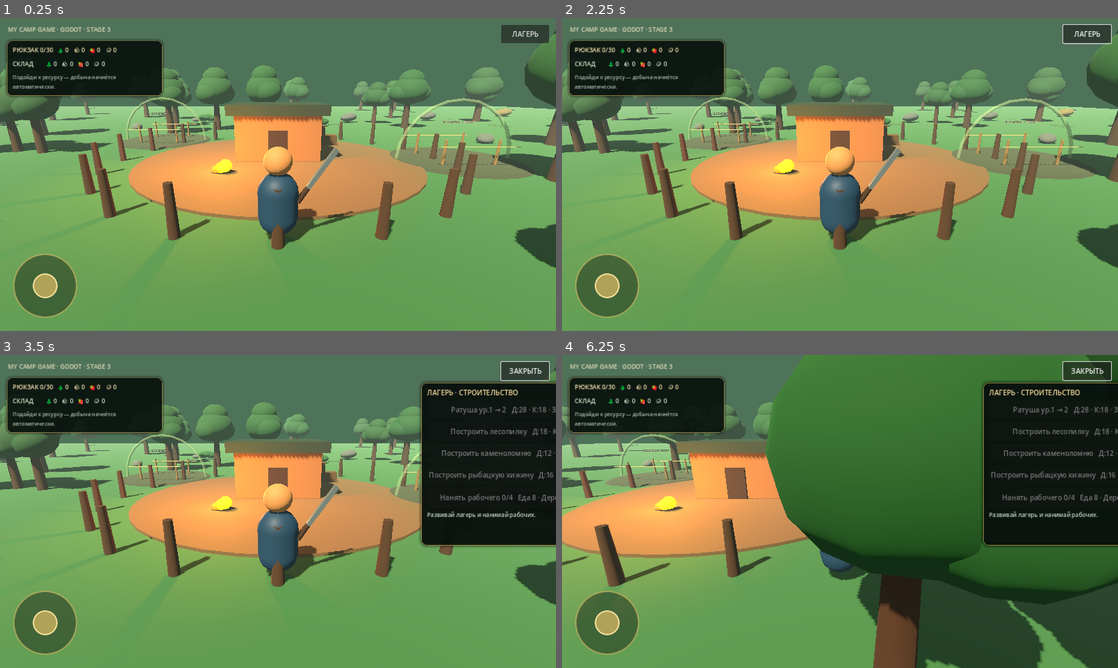
Above: before the commit, frames 1-4 (two rows, left to right).
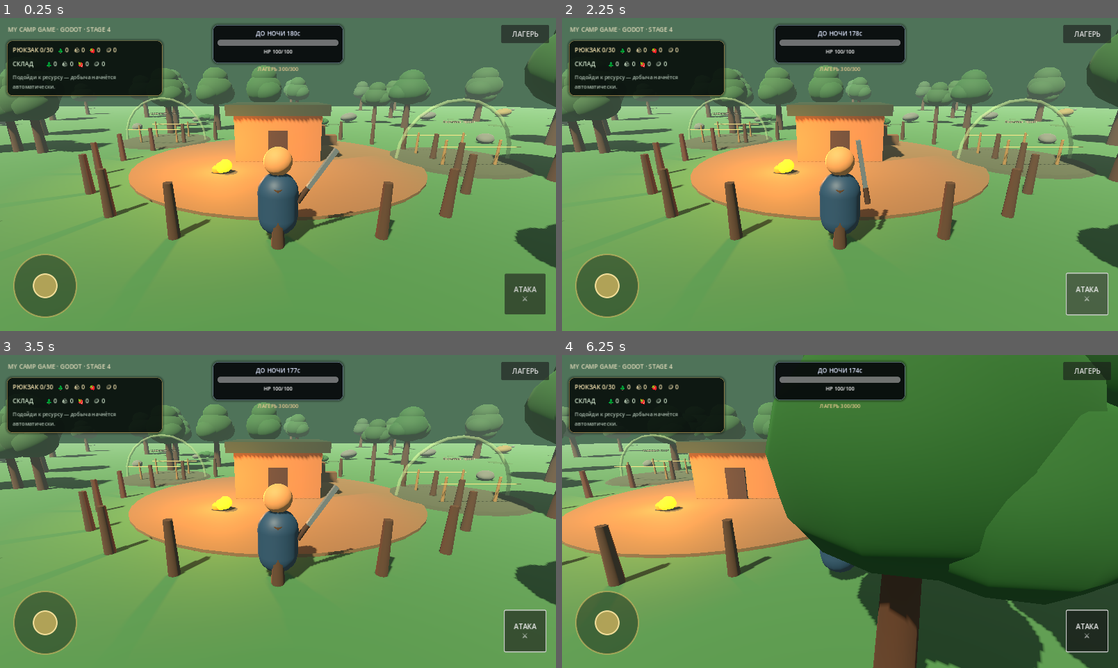
Above: after the commit, the same moments.

Repository: uniafing-ship-it/my-camp-game
Game: Godot game, scene res://scenes/Main.tscn
Two runs of this game, one before a commit and one after it. Both use one fixed random seed, a clock stepped at 60 frames per second and the inputs below.
Inputs (mouse positions are in pixels of both pictures, inside the frame that each line leads up to):
- Up to frame 1 (0.25 s): no input
- Up to frame 2 (2.25 s): click "ЛАГЕРЬ" at 0.5 s; click "ЗАКРЫТЬ" at 1.25 s; click (1084, 293) at 2 s, where only the run after the commit has a clickable "АТАКА ⚔"
- Up to frame 3 (3.5 s): tap Enter at 2.75 s; drag from (44, 624) to (333, 442) at 2.77 s
- Up to frame 4 (6.25 s): drag from (728, 527) to (812, 574) at 3.52 s; tap Space at 4.25, 6.02 s; move the mouse to (895, 442) at 4.27 s; hold D 4.28-5 s; hold Shift 4.28-5 s; click (895, 442) at 4.42 s; drag from (812, 574) to (673, 464) at 5.02 s; move the mouse to (1006, 558) at 5.77 s; hold A from 5.78 s (still down); hold Shift from 5.78 s (still down); click (1006, 558) at 5.92 s

The runs differ from the first frame. In frame 1, 4.0% of the frame differs, in the area x 19-99%, y 1-95%; in frame 2, 4.7%; in frame 3, 17%; in frame 4, 17%, in the area x 19-100%, y 1-96%.

Commit message:
godot: wire combat waves and HUD into main scene

Diff:
--- a/godot/scenes/Main.tscn
+++ b/godot/scenes/Main.tscn
@@ -9,6 +9,8 @@
 [ext_resource type="Script" path="res://scripts/settlement_manager.gd" id="7_settlement_manager"]
 [ext_resource type="Script" path="res://scripts/settlement_world.gd" id="8_settlement_world"]
 [ext_resource type="Script" path="res://scripts/settlement_hud.gd" id="9_settlement_hud"]
+[ext_resource type="Script" path="res://scripts/wave_manager.gd" id="10_wave_manager"]
+[ext_resource type="Script" path="res://scripts/combat_hud.gd" id="11_combat_hud"]
 
 [sub_resource type="StyleBoxFlat" id="Style_resource_panel"]
 bg_color = Color(0.035, 0.07, 0.052, 0.88)
@@ -39,6 +41,15 @@
 
 [node name="SettlementGameplay" type="Node3D" parent="."]
 script = ExtResource("8_settlement_world")
+
+[node name="WaveManager" type="Node3D" parent="."]
+script = ExtResource("10_wave_manager")
+first_night_delay = 180.0
+wave_interval = 90.0
+night_duration = 35.0
+base_enemy_count = 3
+enemies_per_wave = 2
+camp_max_health = 300
 
 [node name="Player" parent="." instance=ExtResource("2_player")]
 position = Vector3(0, 0, 7)
@@ -104,6 +115,16 @@
 mouse_filter = 2
 script = ExtResource("9_settlement_hud")
 
+[node name="CombatHUD" type="Control" parent="UI"]
+layout_mode = 3
+anchors_preset = 15
+anchor_right = 1.0
+anchor_bottom = 1.0
+grow_horizontal = 2
+grow_vertical = 2
+mouse_filter = 2
+script = ExtResource("11_combat_hud")
+
 [node name="MobileJoystick" type="Control" parent="UI"]
 offset_left = 24.0
 offset_top = -184.0
@@ -123,4 +144,4 @@
 offset_bottom = 44.0
 theme_override_colors/font_color = Color(0.93, 0.89, 0.76, 0.92)
 theme_override_font_sizes/font_size = 14
-text = "MY CAMP GAME · GODOT · STAGE 3"
+text = "MY CAMP GAME · GODOT · STAGE 4"
Not shown: 1 places in godot/scenes/Main.tscn that only renumber resources
